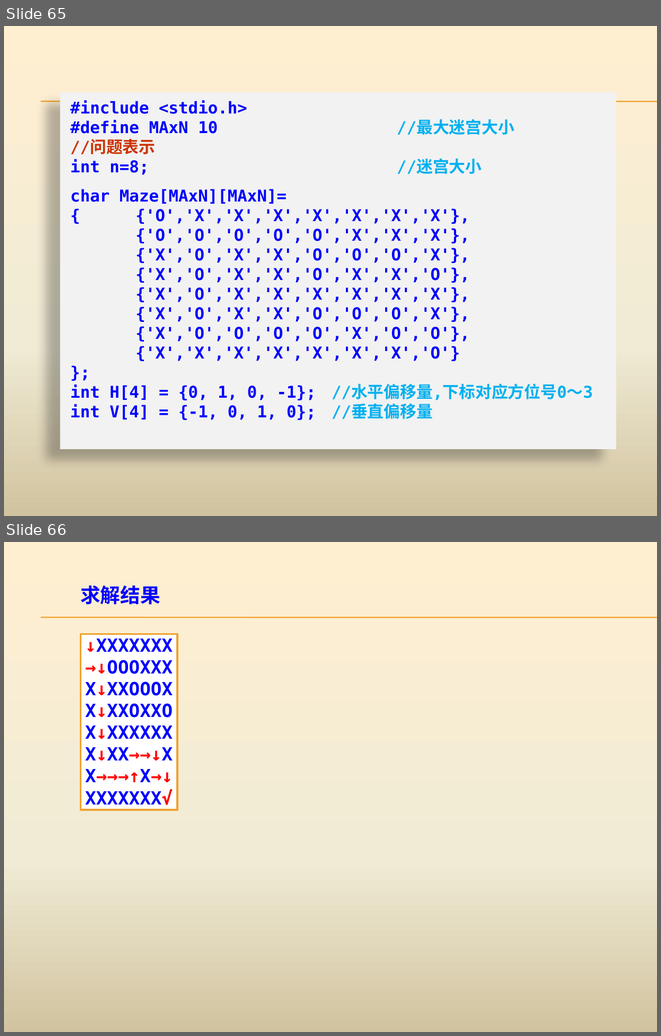
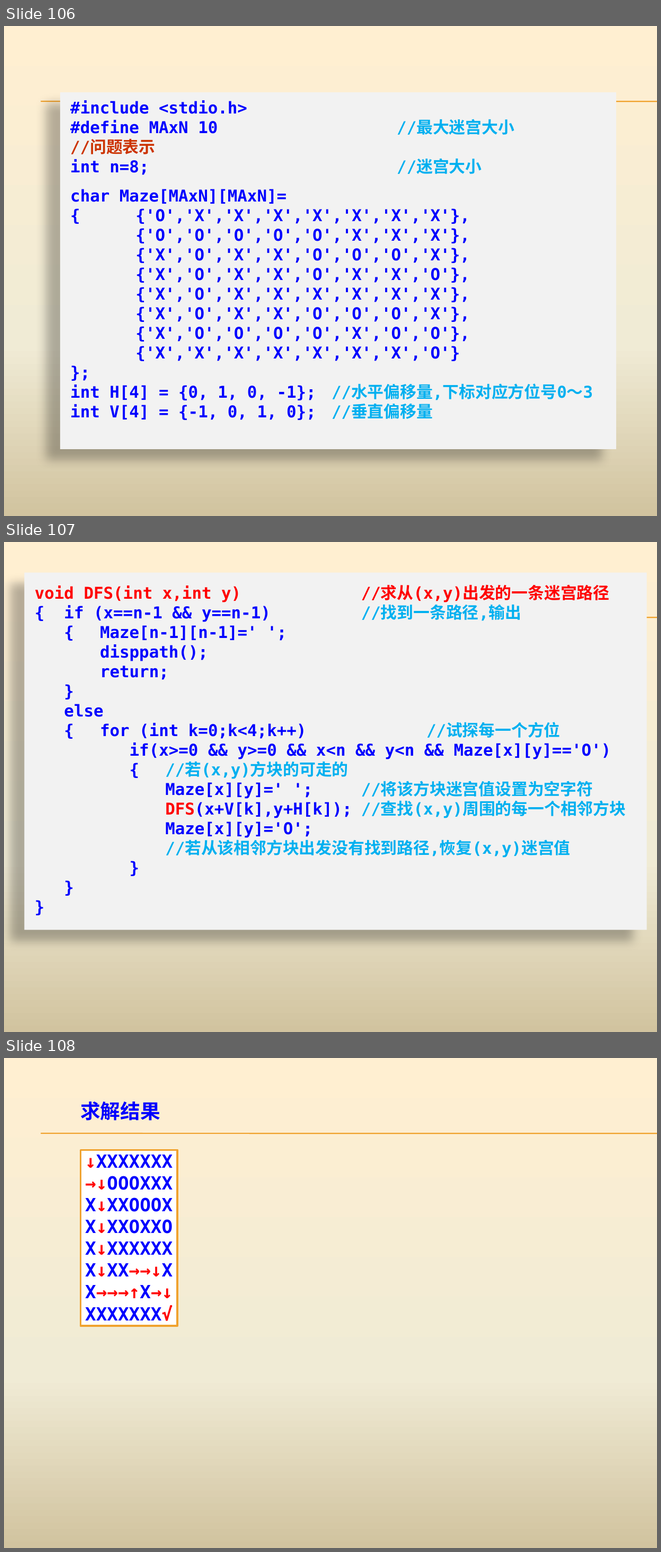
Before and after one commit to AllenW1116/Cpp-algorithm, a slide deck: 课程ppt/第4章 蛮力法.pptx. Shown one above the other, each under a label of ours: slides 65 and 66 before the commit, slides 106, 107 and 108 after it. The pictures are 661x1036 and 661x1552 pixels, drawn with LibreOffice and Linux fonts; fonts in the diff are those of the drawing. Boxes give left, top, right and bottom in pixels: in the first picture for what was removed or moved away, otherwise in the second. Text is boxed around its words. In the diff, an @@ line names an element or a change of style, - is before the commit and + after.

```diff
--- a/课程ppt/第4章 蛮力法.pptx
+++ b/课程ppt/第4章 蛮力法.pptx
@@ slide 107 added at [4,542,657,1032], background gradient #FFEFD1 to #F0EBD5 to #D1C39F; not listed: 2 template elements that a slide beside it also shows @@
@@ rectangle added at [24,573,646,930], fill #F2F2F2, 18 pt, text #0000FF, bold @@
+void DFS(int x,int y) //求从(x,y)出发的一条迷宫路径
+{ if (x==n-1 && y==n-1) //找到一条路径,输出
+{ Maze[n-1][n-1]=' ';
+disppath();
+return;
+}
+else
+{ for (int k=0;k<4;k++) //试探每一个方位
+if(x>=0 && y>=0 && x<n && y<n && Maze[x][y]=='O')
+{ //若(x,y)方块的可走的
+Maze[x][y]=' '; //将该方块迷宫值设置为空字符
+DFS(x+V[k],y+H[k]); //查找(x,y)周围的每一个相邻方块
+Maze[x][y]='O';
+//若从该相邻方块出发没有找到路径,恢复(x,y)迷宫值
+}
+}
+}
@@ what was slide 65 is now slide 106 @@
@@ what was slide 66 is now slide 108 @@
```
Also in this commit, not shown: 1 slide changed, 43 other slides added, 13 other files.
